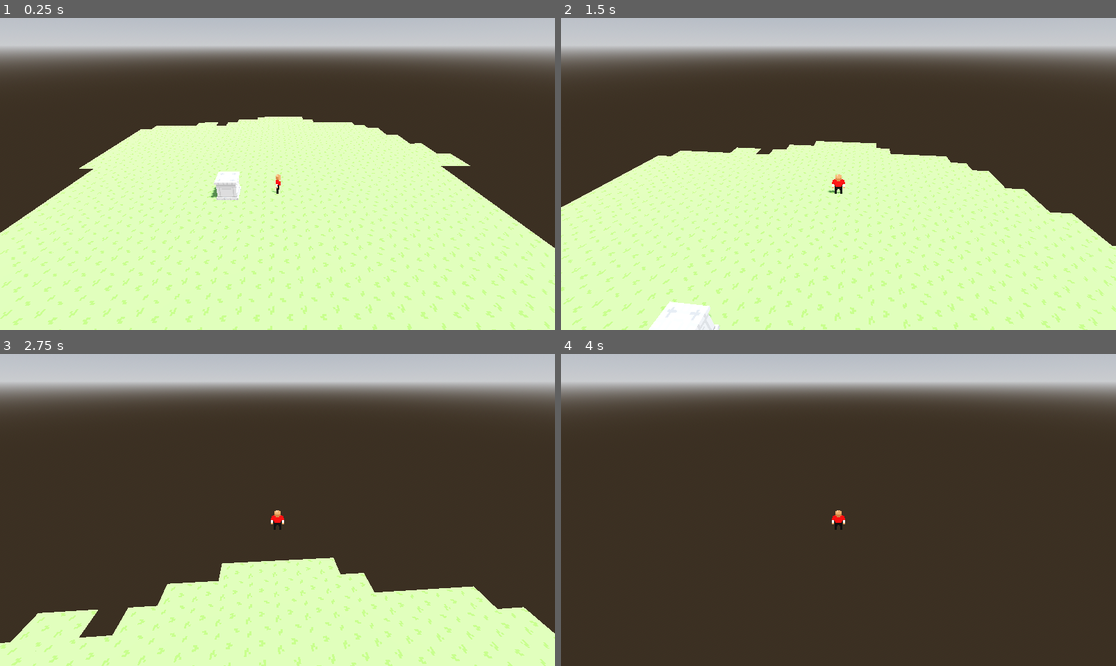
Above: before the commit, frames 1-4 (two rows, left to right).
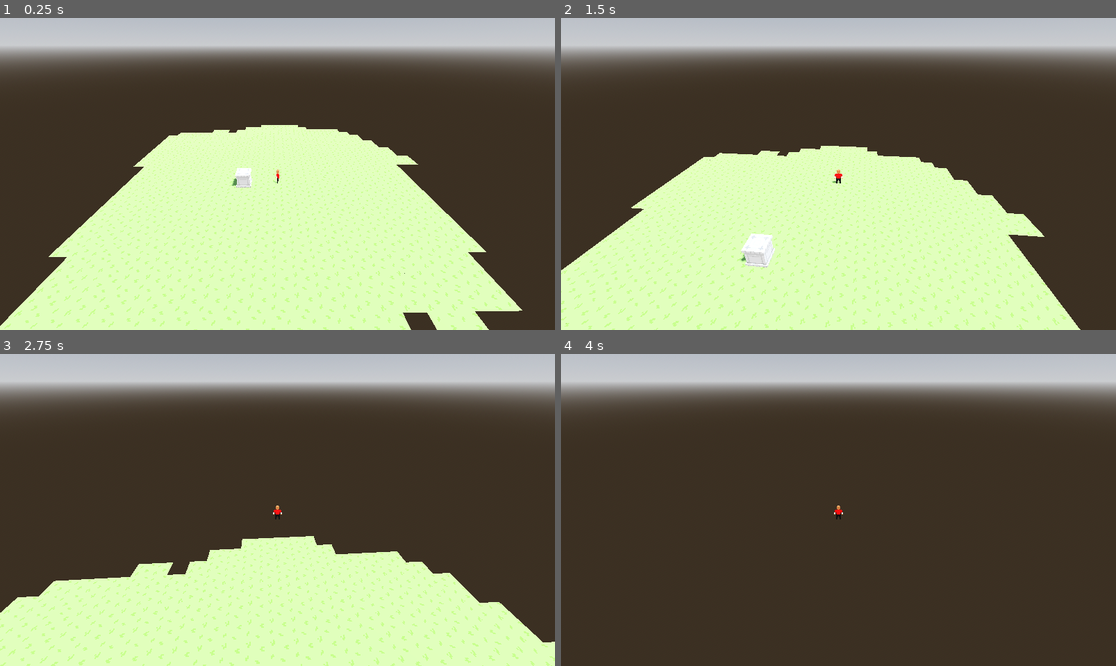
Above: after the commit, the same moments.

Repository: WilliamJTalbott/pergatha
Game: Godot game, scene res://main_scene.tscn
Same seed, same stepped clock (60 frames per second), same inputs: the game is played once before the commit and once after it.
Inputs (mouse positions are in pixels of both pictures, inside the frame that each line leads up to):
- Up to frame 1 (0.25 s): no input
- Up to frame 2 (1.5 s): tap Enter at 0.5 s; move the mouse to (866, 174) at 0.52 s; hold W (move_up) from 0.53 s (still down); move the mouse to (810, 174) at 1.27 s
- Up to frame 3 (2.75 s): keep holding W (move_up); move the mouse to (288, 503) at 2.02 s
- Up to frame 4 (4 s): keep holding W (move_up); move the mouse to (832, 516) at 2.77 s; move the mouse to (877, 513) at 3.52 s

The runs differ from the first frame. In frame 1, 20% of the frame differs, in the area x 0-100%, y 31-100%; in frame 2, 17%; in frame 3, 11%; in frame 4, 0.1%.

Commit message:
Sprite Changes

Diff:
--- a/player.tscn
+++ b/player.tscn
@@ -130,5 +130,5 @@
 
 [node name="Camera3D" type="Camera3D" parent="Camera Pivot"]
 unique_name_in_owner = true
-transform = Transform3D(1, 0, 0, 0, 0.866025, 0.5, 0, -0.5, 0.866025, 0, 5, 10)
+transform = Transform3D(1, 0, 0, 0, 0.866025, 0.5, 0, -0.5, 0.866025, 0, 7.5, 15)
 fov = 70.0
Binary file changed: Sprite-0002.png
Binary file changed: player.aseprite
